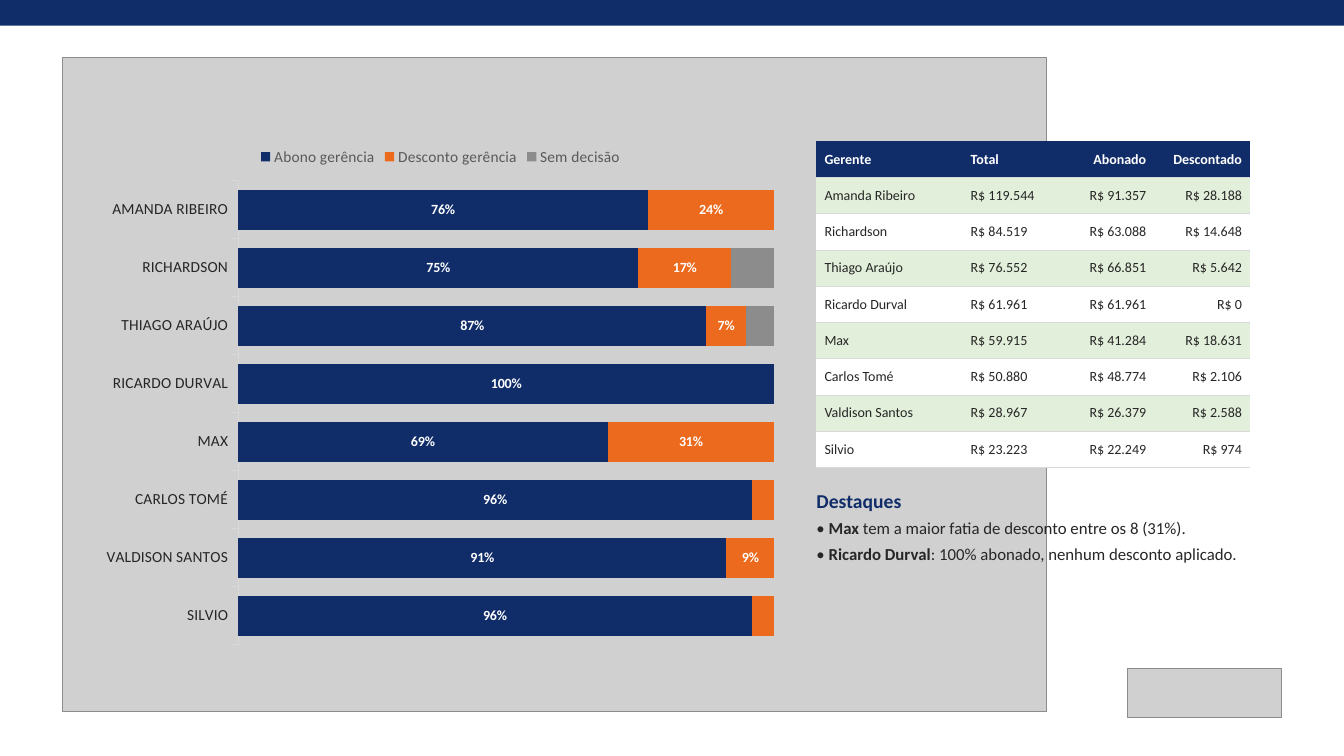
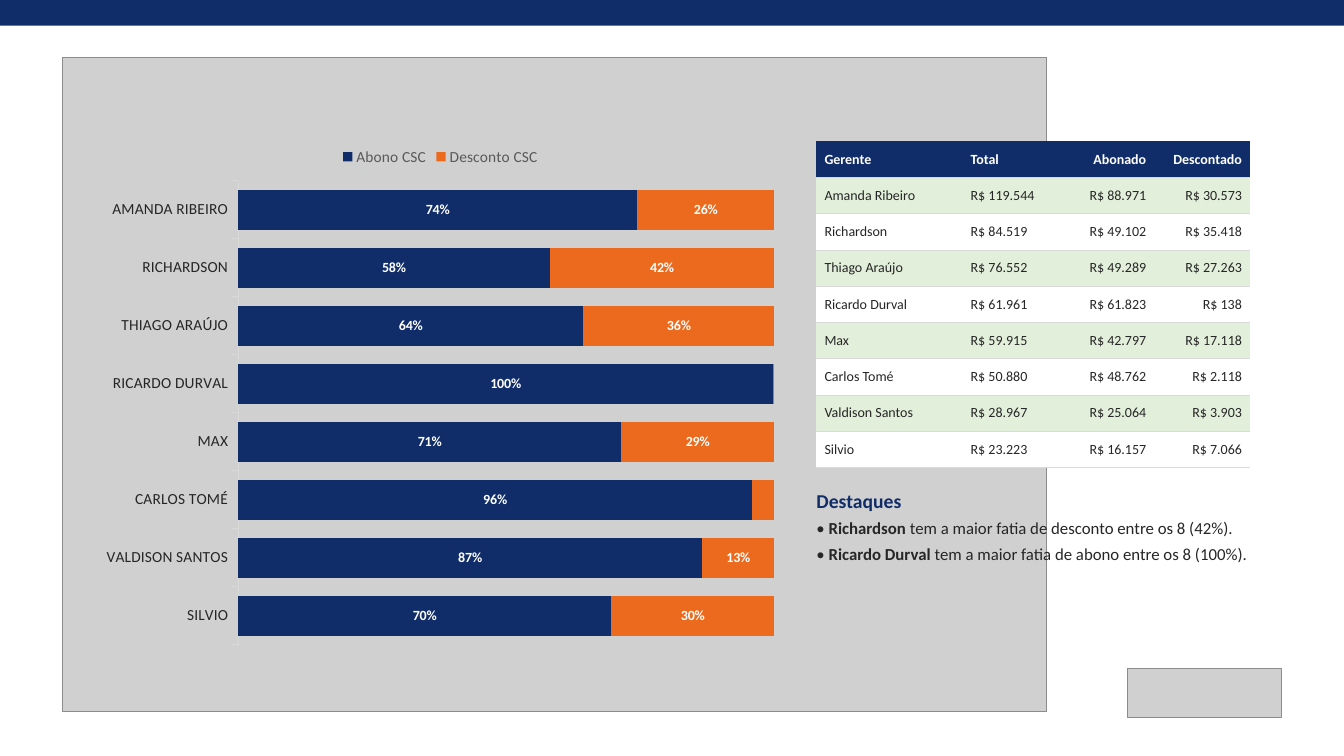
Before and after one commit to raissa2016carvalho-lab/ressuprimentov1, a slide deck: slide 6 of Apresentacao_Descontos_Abonos_Top8.pptx. Drawn at 1344x756 pixels with LibreOffice and Linux fonts; fonts in the diff are those of the drawing; grey boxes stand for pictures. Boxes give left, top, right and bottom in pixels: in the first picture for what was removed or moved away, otherwise in the second. Text is boxed around its words. In the diff, an @@ line names an element or a change of style, - is before the commit and + after.

```diff
--- a/Apresentacao_Descontos_Abonos_Top8.pptx
+++ b/Apresentacao_Descontos_Abonos_Top8.pptx
@@ bar stacked 100% chart at (93,136,788,655) @@
-Abono gerência: 0.76, 0.75, 0.87, 1, 0.69, 0.96, 0.91, 0.96
+Abono CSC: 0.74, 0.58, 0.64, 1, 0.71, 0.96, 0.87, 0.7
-Desconto gerência: 0.24, 0.17, 0.07, 0, 0.31, 0.04, 0.09, 0.04
+Desconto CSC: 0.26, 0.42, 0.36, 0, 0.29, 0.04, 0.13, 0.3
@@ data labels of Desconto CSC changed @@
-Sem decisão: 0, 0.08, 0.05, 0, 0, 0, 0, 0
@@ table at (817,141,1250,468) @@
-row 2, column 3: R$ 91.357
+row 2, column 3: R$ 88.971
-row 2, column 4: R$ 28.188
+row 2, column 4: R$ 30.573
-row 3, column 3: R$ 63.088
+row 3, column 3: R$ 49.102
-row 3, column 4: R$ 14.648
+row 3, column 4: R$ 35.418
-row 4, column 3: R$ 66.851
+row 4, column 3: R$ 49.289
-row 4, column 4: R$ 5.642
+row 4, column 4: R$ 27.263
-row 5, column 3: R$ 61.961
+row 5, column 3: R$ 61.823
-row 5, column 4: R$ 0
+row 5, column 4: R$ 138
-row 6, column 3: R$ 41.284
+row 6, column 3: R$ 42.797
-row 6, column 4: R$ 18.631
+row 6, column 4: R$ 17.118
-row 7, column 3: R$ 48.774
+row 7, column 3: R$ 48.762
-row 7, column 4: R$ 2.106
+row 7, column 4: R$ 2.118
-row 8, column 3: R$ 26.379
+row 8, column 3: R$ 25.064
-row 8, column 4: R$ 2.588
+row 8, column 4: R$ 3.903
-row 9, column 3: R$ 22.249
+row 9, column 3: R$ 16.157
-row 9, column 4: R$ 974
+row 9, column 4: R$ 7.066
@@ text at (829,521,1247,565): text changed @@
-• Max tem a maior fatia de desconto entre os 8 (31%).
-• Ricardo Durval: 100% abonado, nenhum desconto aplicado.
+• Richardson tem a maior fatia de desconto entre os 8 (42%).
+• Ricardo Durval tem a maior fatia de abono entre os 8 (100%).
```
Also in this commit, not shown: 5 other slides changed.
